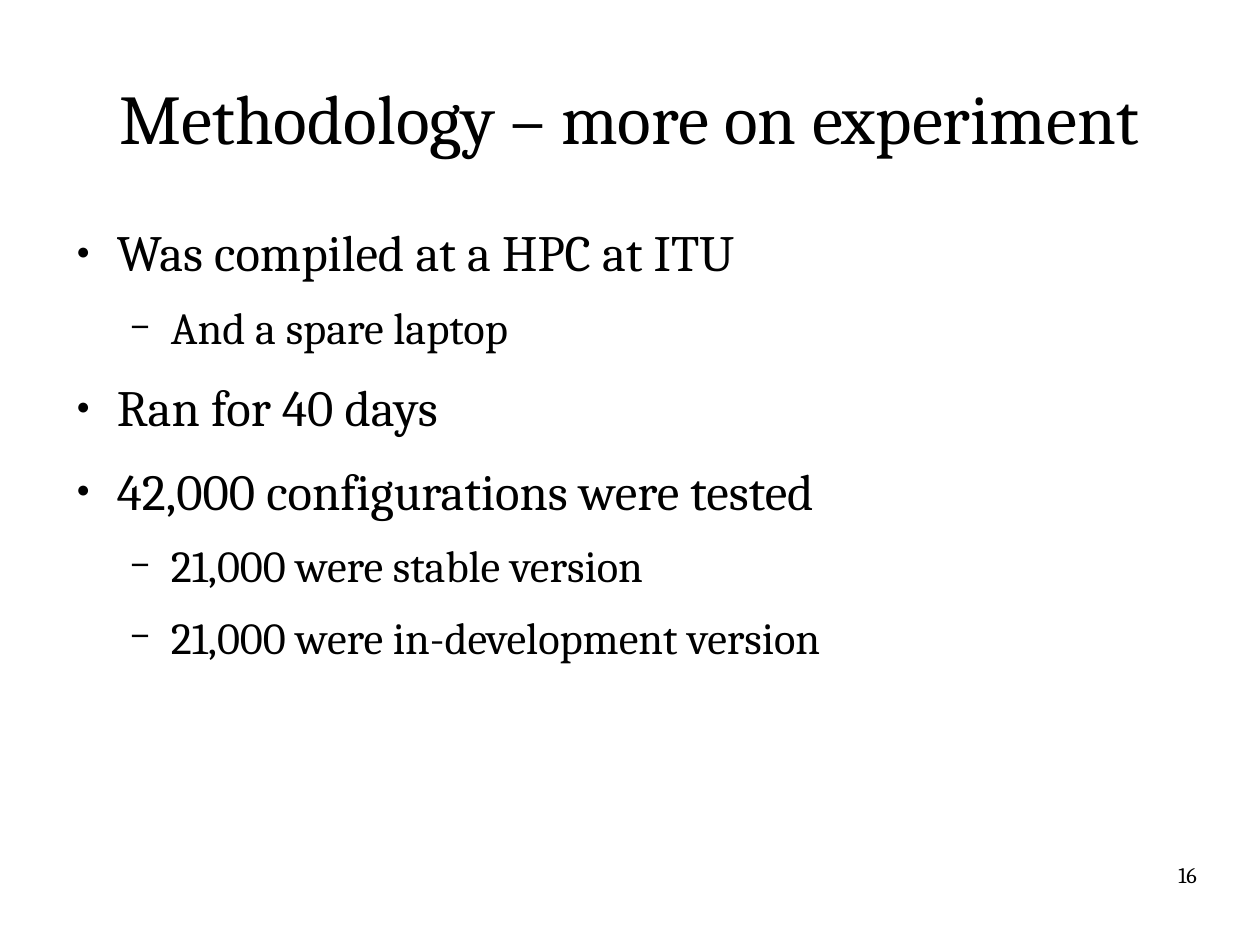
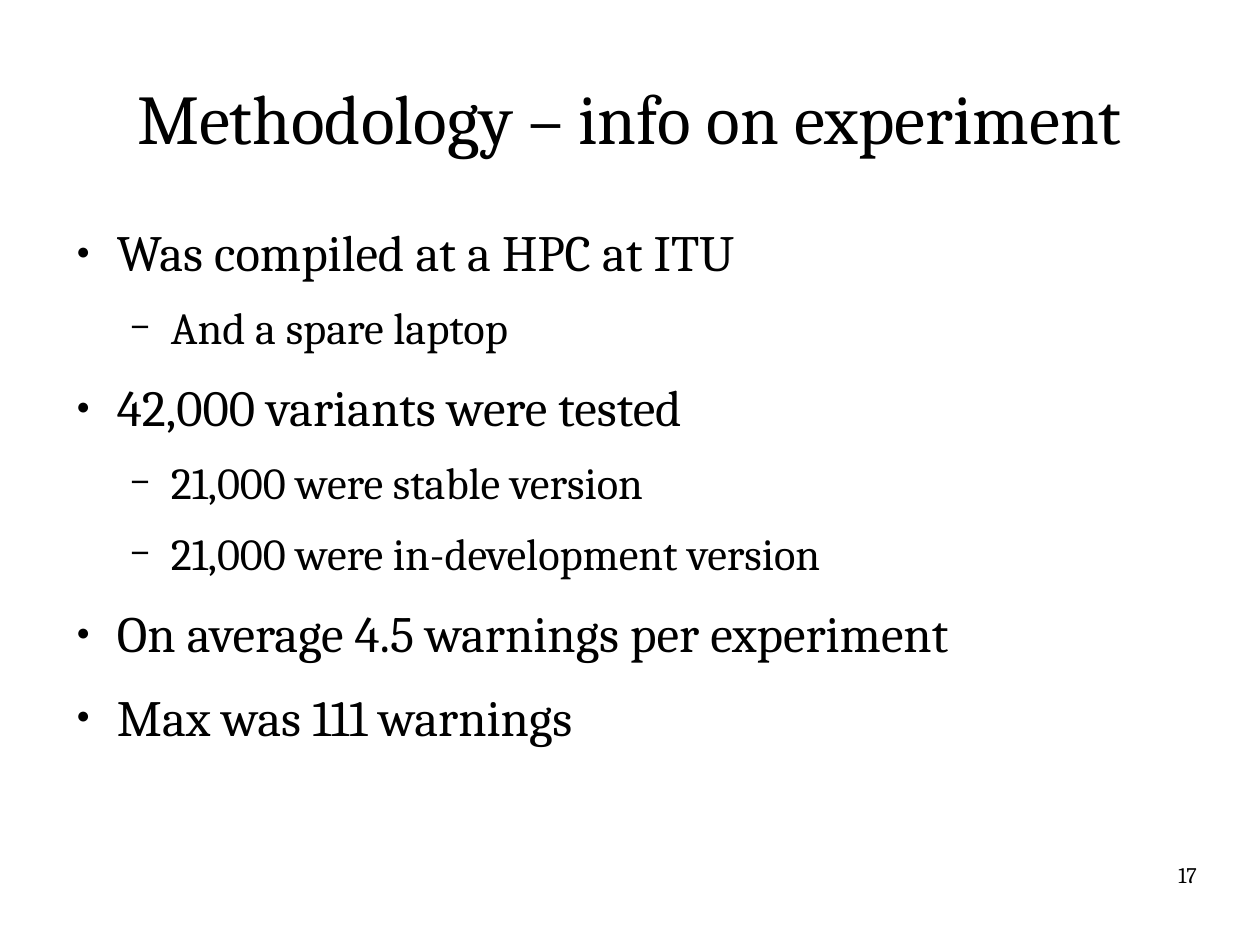
Before and after one commit to itu-square/quantify_linux_errors, a slide deck: slide 17 of notes/pres/pres.odp (slide 16 before the commit). Drawn at 1260x945 pixels with LibreOffice and Linux fonts; fonts in the diff are those of the drawing. Boxes give left, top, right and bottom in pixels: in the first picture for what was removed or moved away, otherwise in the second. Text is boxed around its words. In the diff, an @@ line names an element or a change of style, - is before the commit and + after.

```diff
--- a/notes/pres/pres.odp
+++ b/notes/pres/pres.odp
@@ title at box(137, 94, 1122, 159): text changed @@
-Methodology – more on experiment
+Methodology – info on experiment
@@ text at box(117, 390, 681, 433): text changed @@
-● Ran for 40 days
-● 42,000 configurations were tested
+● 42,000 variants were tested
@@ text at box(117, 617, 948, 747): paragraphs added @@
+● On average 4.5 warnings per experiment
+● Max was 111 warnings
@@ page number at box(1178, 868, 1196, 883): text changed @@
-16
+17
```
Also in this commit, not shown: 14 other slides changed, 3 slides added, 1 slide removed, 1 other file.
